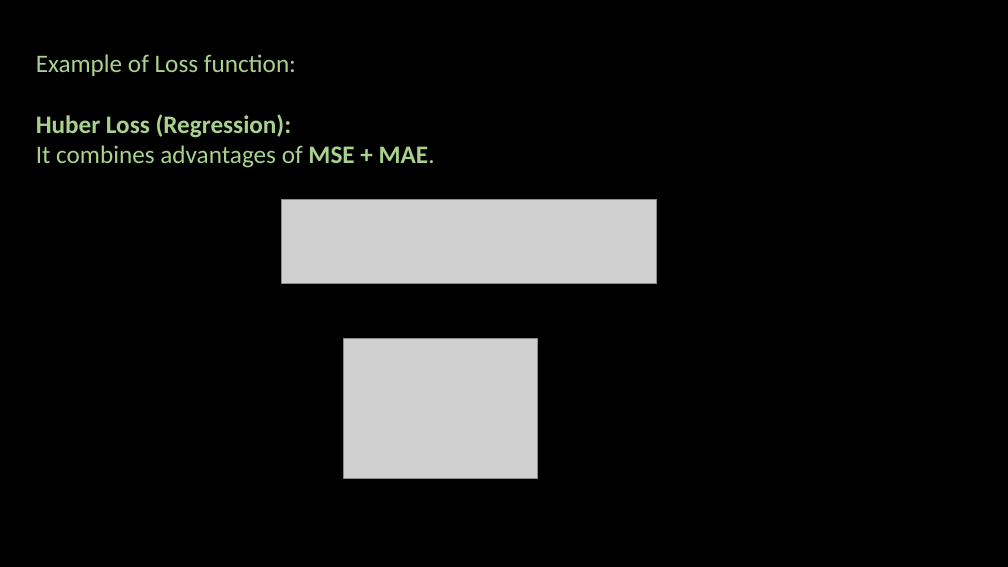
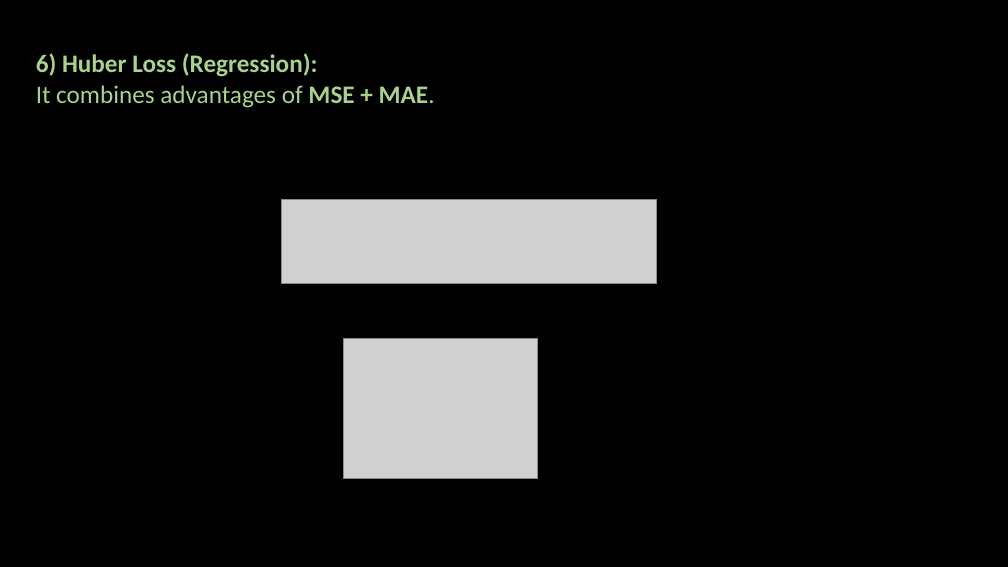
Before and after one commit to ash322ash422/youtube, a slide deck: slide 12 of tutorial_machine_learning/3_model_improvement_and_optimization/lossFunction-costFunction/loss-function-cost-function.pptx (slide 6 before the commit). Drawn at 1008x567 pixels with LibreOffice and Linux fonts; fonts in the diff are those of the drawing; grey boxes stand for pictures; background and template pictures are left out. Boxes give left, top, right and bottom in pixels: in the first picture for what was removed or moved away, otherwise in the second. Text is boxed around its words. In the diff, an @@ line names an element or a change of style, - is before the commit and + after.

```diff
--- a/tutorial_machine_learning/3_model_improvement_and_optimization/lossFunction-costFunction/loss-function-cost-function.pptx
+++ b/tutorial_machine_learning/3_model_improvement_and_optimization/lossFunction-costFunction/loss-function-cost-function.pptx
@@ text at box(36, 53, 318, 77): text changed; bold on @@
-Example of Loss function:
-Huber Loss (Regression):
+6) Huber Loss (Regression):
```
Also in this commit, not shown: 7 other slides changed, 7 slides added, 1 slide removed, 24 other files.
